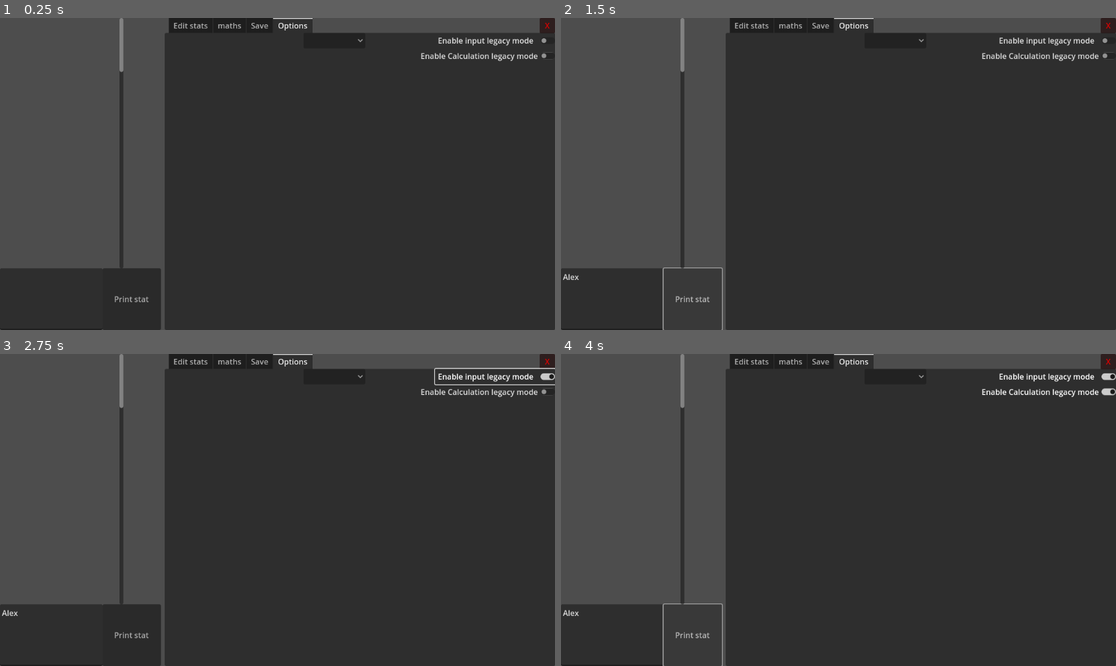
Above: before the commit, frames 1-4 (two rows, left to right).
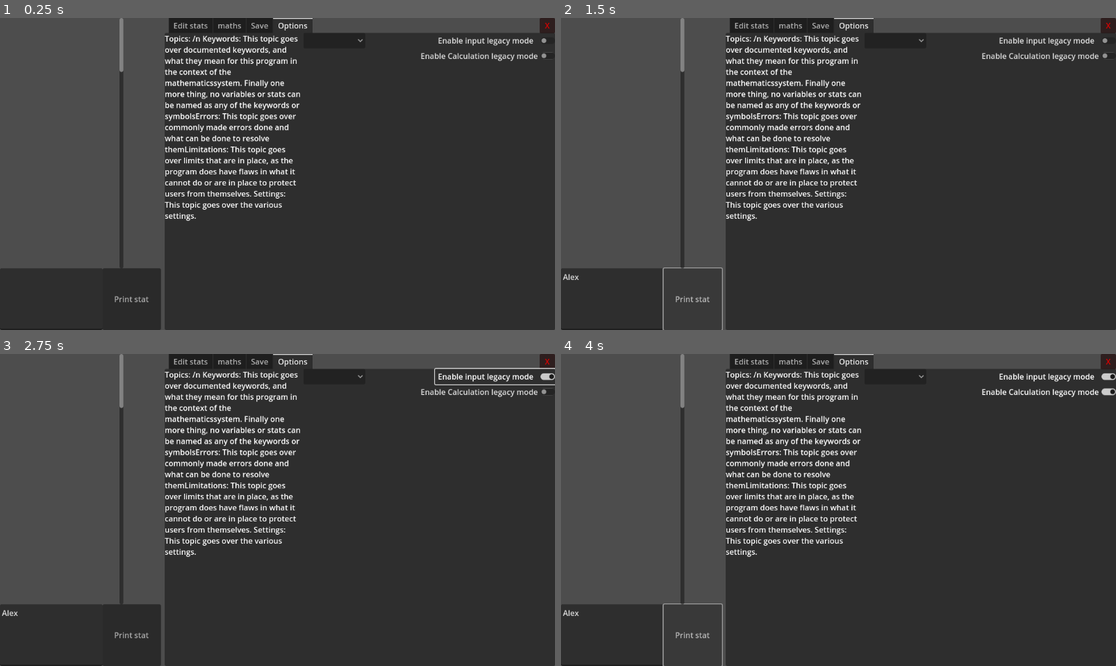
Above: after the commit, the same moments.

Repository: Random31234/huge-numbers-2.0
Game: Godot game, scene res://scenes/main.tscn
The game is run twice, just before and just after one commit, with the same random seed, the same clock (stepped at 60 frames per second) and the same inputs.
Inputs (mouse positions are in pixels of both pictures, inside the frame that each line leads up to):
- Up to frame 1 (0.25 s): no input
- Up to frame 2 (1.5 s): click (610, 298) at 0.52 s; type "Alex" at 0.6 s; click "Print stat" at 1.25 s
- Up to frame 3 (2.75 s): click "Enable input legacy mode" at 2 s
- Up to frame 4 (4 s): click "Enable Calculation legacy mode" at 2.75 s; click "Print stat" at 3.5 s

The runs differ from the first frame. In frame 1, 3.6% of the frame differs, in the area x 29-55%, y 5-66%; in frame 2, 3.6%; in frame 3, 3.6%; in frame 4, 3.6%.

Commit message:
Update documentations

Diff:
--- a/scenes/main.tscn
+++ b/scenes/main.tscn
@@ -17,12 +17,14 @@
 offset_bottom = 40.0
 
 [node name="TextEdit" type="TextEdit" parent="Print node"]
+layout_mode = 0
 offset_top = 520.0
 offset_right = 213.0
 offset_bottom = 648.0
 
 [node name="Button" type="Button" parent="Print node"]
 modulate = Color(0.768627, 0.768627, 0.768627, 1)
+layout_mode = 0
 offset_left = 213.0
 offset_top = 520.0
 offset_right = 334.0
@@ -814,7 +816,7 @@
 popup/item_1/text = "Keywords"
 popup/item_1/id = 1
 script = ExtResource("2_xlgaw")
-documents = Array[String](["", ""])
+documents = Array[String](["Topics: /n Keywords: This topic goes over documented keywords, and what they mean for this program in the context of the mathematicssystem. Finally one more thing, no variables or stats can be named as any of the keywords or symbolsErrors: This topic goes over commonly made errors done and what can be done to resolve themLimitations: This topic goes over limits that are in place, as the program does have flaws in what it cannot do or are in place to protect users from themselves. Settings: This topic goes over the various settings. ", "\\n"])
 t = NodePath("../RichTextLabel")
 
 [connection signal="button_down" from="Print node/Button" to="." method="printStats"]
--- a/scripts/Documentation.gd
+++ b/scripts/Documentation.gd
@@ -4,7 +4,7 @@
 @export var t:RichTextLabel
 # Called when the node enters the scene tree for the first time.
 func _ready() -> void:
-	t.text = documents[0]
+	TopicSelected(0)
 
 
 # Called every frame. 'delta' is the elapsed time since the previous frame.
@@ -14,3 +14,6 @@
 #documentation system is in place.
 func TopicSelected(index: int) -> void:
 	t.text = documents[index]
+	var f
+	f =t.text.replace("//n",'\n')
+	t.text = f
Not shown, changed: Documentation folder/Documentation.txt
